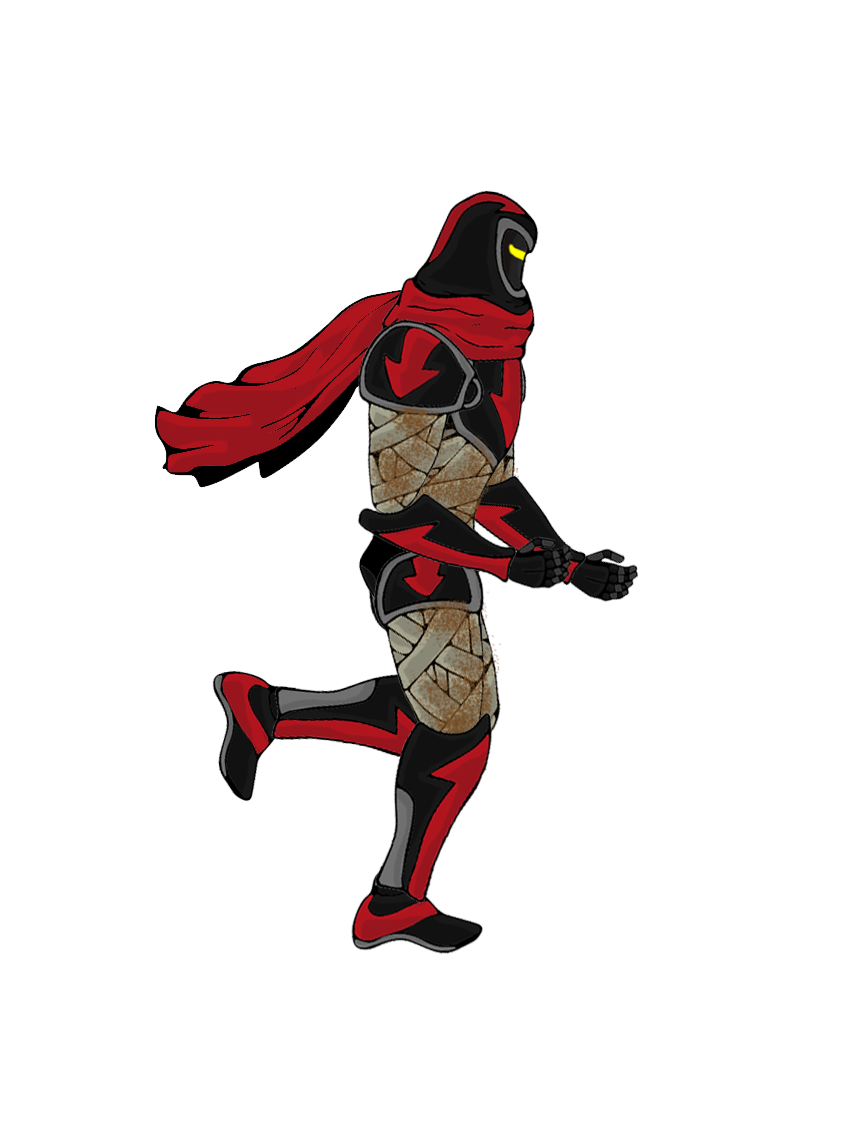
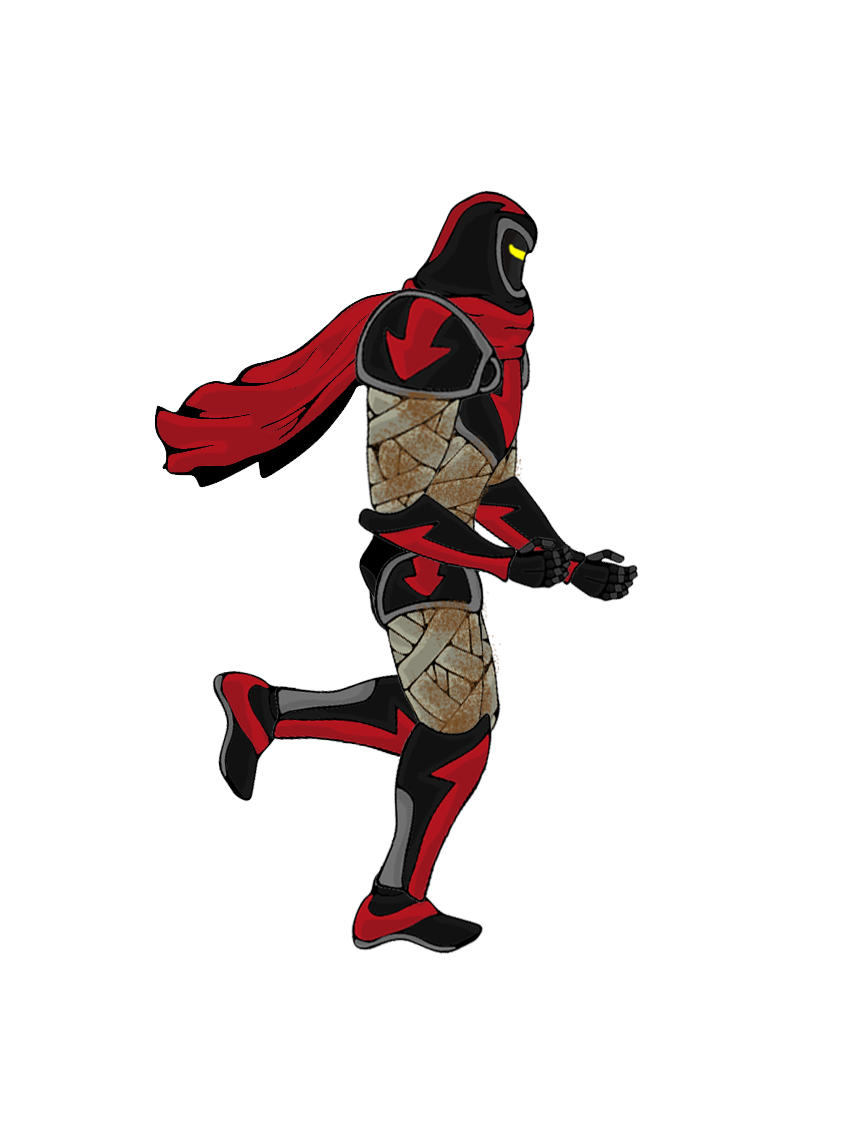
Layer changes from the first 851×1134 image to the second:
painted on "Bicep" over [354, 287, 505, 514]
painted on "Bicep copy" over [392, 299, 531, 513]
